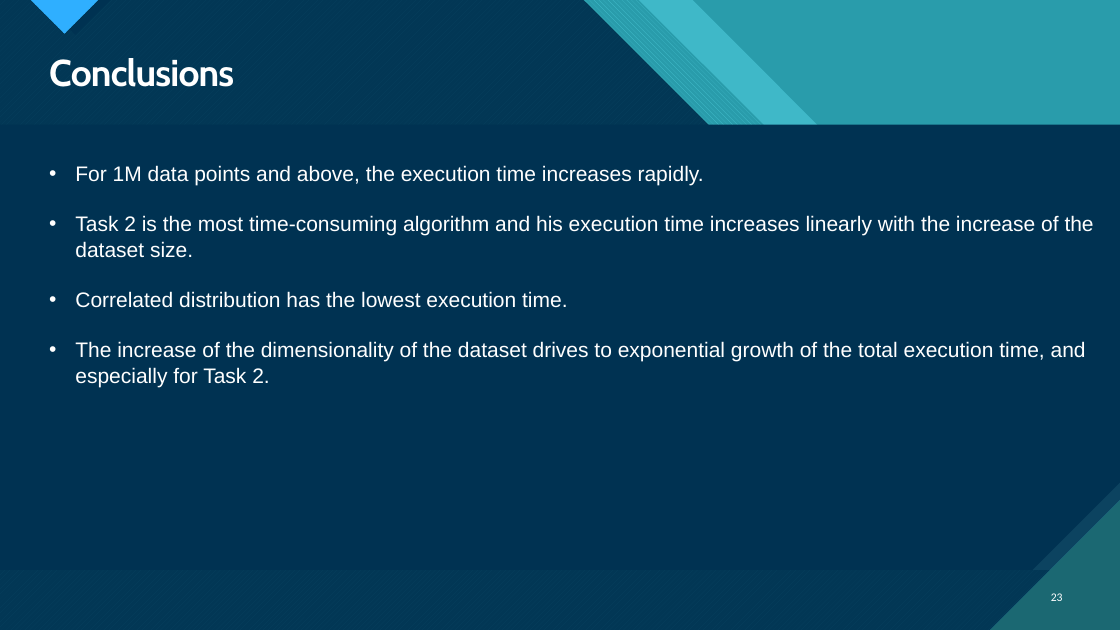
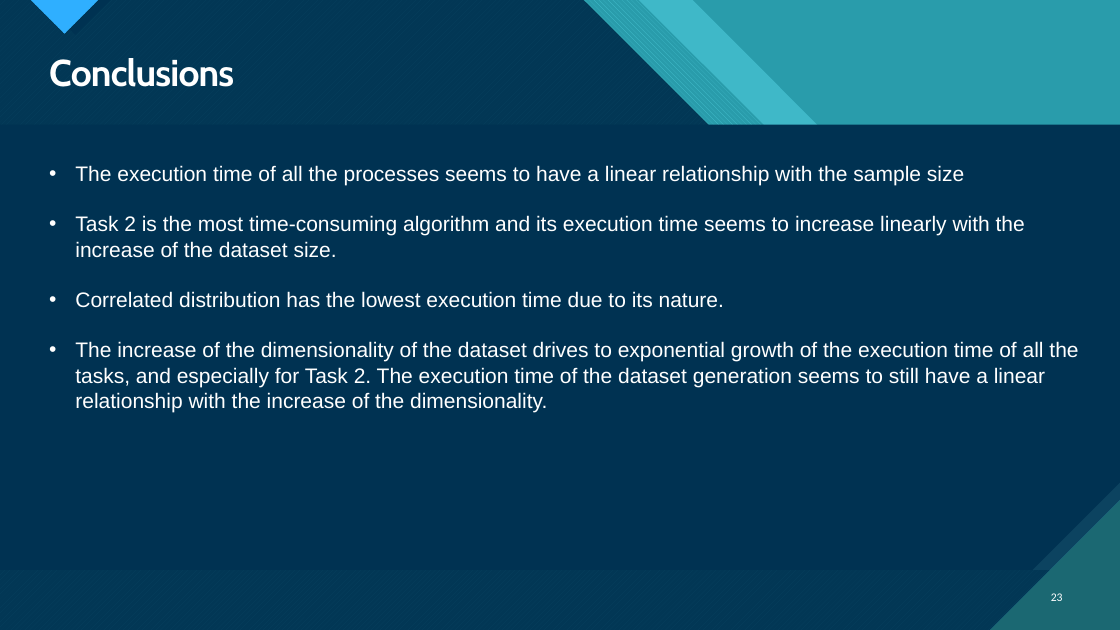
Before and after one commit to MnAppsNet/DominanceQueries, a slide deck: slide 23 of reports/report_presentation.pptx. Drawn at 1120x630 pixels with LibreOffice and Linux fonts; fonts in the diff are those of the drawing; background and template pictures are left out; a plain dark background stands for a picture behind light text. Boxes give left, top, right and bottom in pixels: in the first picture for what was removed or moved away, otherwise in the second. Text is boxed around its words. In the diff, an @@ line names an element or a change of style, - is before the commit and + after.

Commit message:
update presentation

```diff
--- a/reports/report_presentation.pptx
+++ b/reports/report_presentation.pptx
@@ text at [75,165,1078,412]: text changed @@
-• For 1M data points and above, the execution time increases rapidly.
-• Task 2 is the most time-consuming algorithm and his execution time increases linearly with the increase of the dataset size.
-• Correlated distribution has the lowest execution time.
-• The increase of the dimensionality of the dataset drives to exponential growth of the total execution time, and especially for Task 2.
+• The execution time of all the processes seems to have a linear relationship with the sample size
+• Task 2 is the most time-consuming algorithm and its execution time seems to increase linearly with the increase of the dataset size.
+• Correlated distribution has the lowest execution time due to its nature.
+• The increase of the dimensionality of the dataset drives to exponential growth of the execution time of all the tasks, and especially for Task 2. The execution time of the dataset generation seems to still have a linear relationship with the increase of the dimensionality.
```
Also in this commit, not shown: 2 other slides changed, 1 other file.
